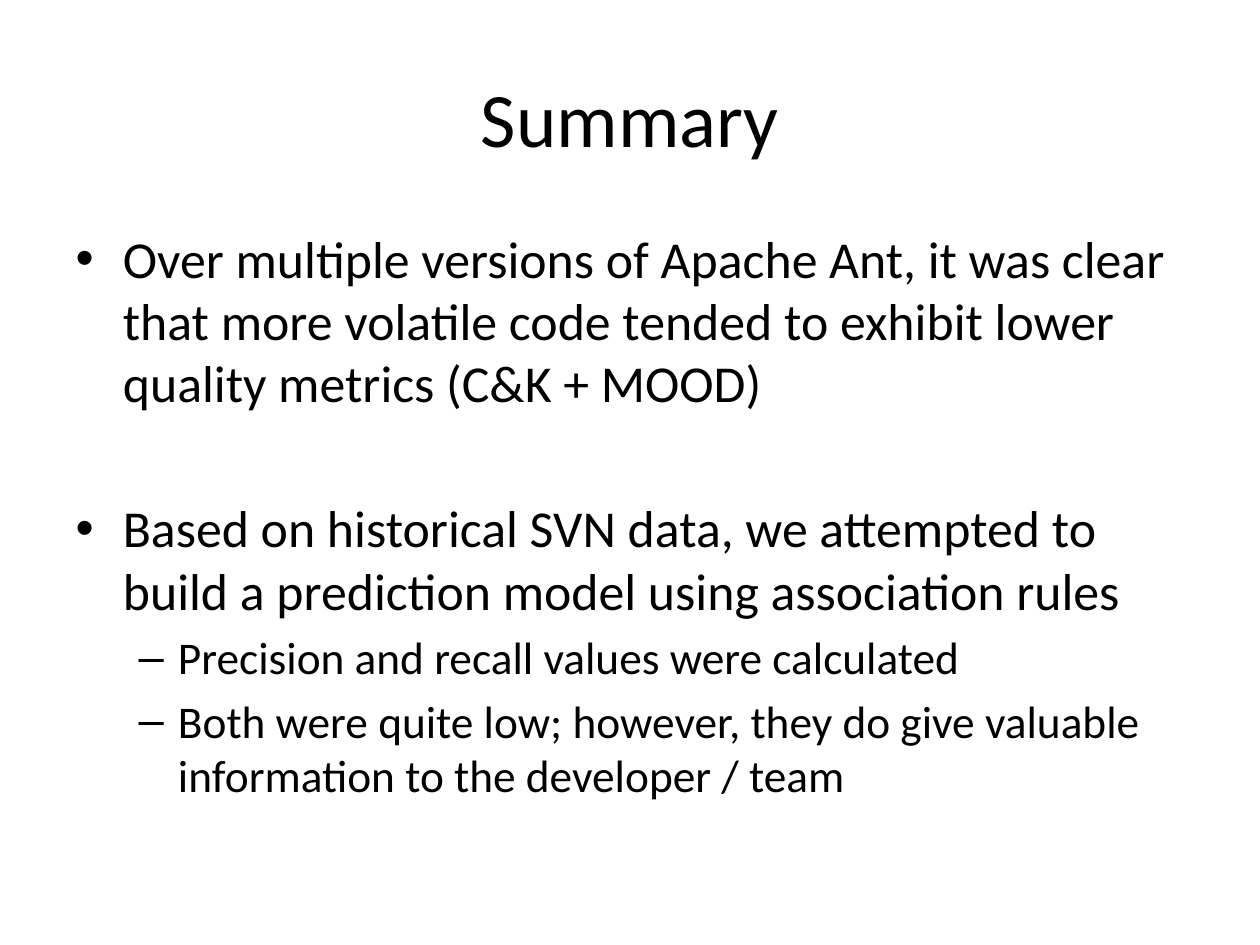
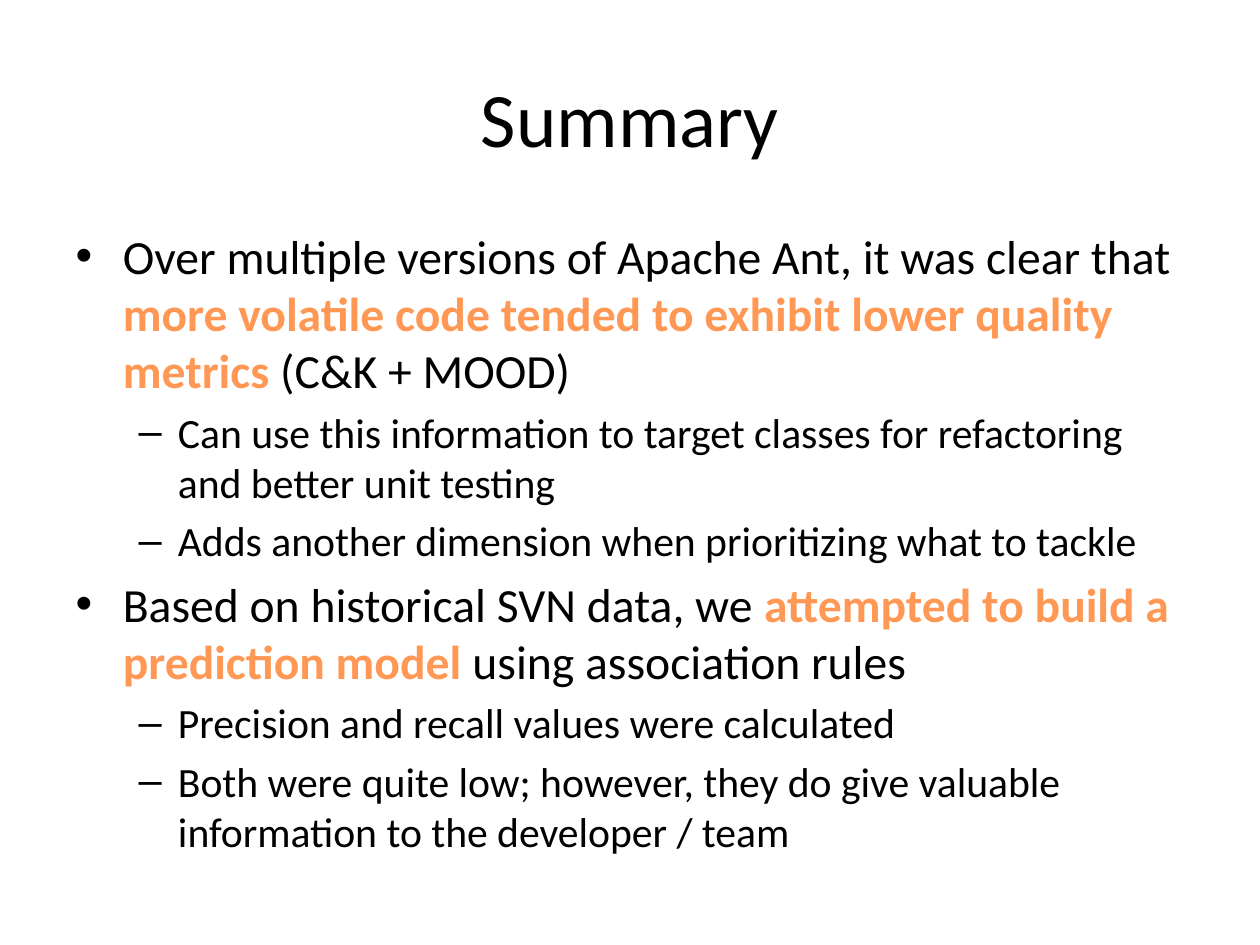
Before and after one commit to tajmilur-rahman/SOEN6611, a slide deck: slide 21 of milestones/Group_Presentation_Volatility_Amish.pptx. Drawn at 1260x945 pixels with LibreOffice and Linux fonts; fonts in the diff are those of the drawing. Boxes give left, top, right and bottom in pixels: in the first picture for what was removed or moved away, otherwise in the second. Text is boxed around its words. In the diff, an @@ line names an element or a change of style, - is before the commit and + after.

```diff
--- a/milestones/Group_Presentation_Volatility_Amish.pptx
+++ b/milestones/Group_Presentation_Volatility_Amish.pptx
@@ text at (123, 241, 1170, 854): size 29.6 to 27.2 pt in "Over multiple versions of Apache Ant, it ...", "Based on historical SVN data, we attempted ..."; text colour #000000 to gradient #9D4700 to #FF9856 to #FFF5F1, bold on in "more volatile code tended to exhibit lower ...", "attempted to build a prediction model"; size 25.9 to 23.8 pt in "Precision and recall values were calculated", "Both were quite low; however, they do ..." @@
@@ text at (178, 419, 1136, 563): paragraphs added @@
+  – Can use this information to target classes for refactoring and better unit testing
+  – Adds another dimension when prioritizing what to tackle
```
Also in this commit, not shown: 2 other slides changed.
